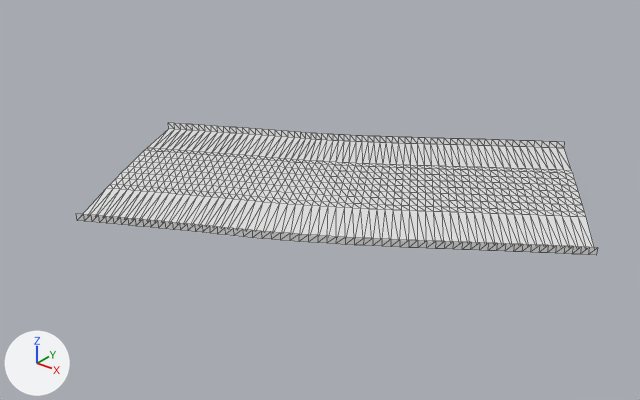
Before and after pictures for a commit that changed the glTF model public/assets/gen4/models/track-21.glb.
Both versions are drawn from a 50 mm lens placed at (423.0, -555.9, 56.9), pointed at (355.4, -471.3, 4.5). Every picture has the same lights, and +X, +Y and +Z are marked at lower left. The first picture is the older version. Mesh edges are drawn as thin lines. Vertices at exactly the same position are counted once.

Names of what the first picture shows: 'track-21'.
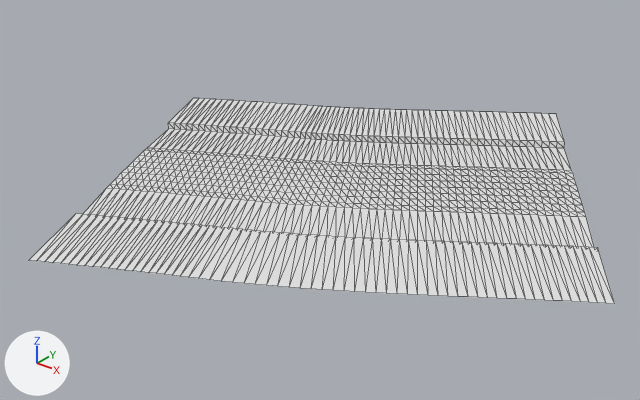
Changed parts and their boxes [x1, y1, x2, y2] in the pictures (640 x 400 px):
'track-21', reshaped (12% wider, 56% taller)
    before: [76, 123, 597, 255]
    after: [29, 98, 615, 304]
part 1 of me_track_21, added
    after: [29, 98, 615, 304]

The change, as a list of edits to the scene's bpy script:
```text
Change me_track_21:
    used by ob_track_21; location = (0.0, 0.0, 0.0)
    remove me_track_21.from_pydata(...)  # 819 vertices, 1488 faces; spans x 322.5..392.0, y -497.4..-438.4, z 5.9..7.5
    add me_track_21.from_pydata(...)  # 945 vertices, 1736 faces; spans x 317.1..398.2, y -508.1..-428.2, z 5.9..7.5
    me_track_21 part 1
    50 vertices are added at x 318.9..395.3, y -502.9..-428.2, z 6.9..7.5
    9 new vertices lie (6.2, -10.3, 0.0) away from vertices in x 340.7..392.0, y -495.6..-466.1, z 7.0..7.5
    9 new vertices lie (-6.5, 10.1, 0.0) away from vertices in x 347.0..371.6, y -456.3..-440.7, z 7.2..7.5
    8 new vertices lie (6.5, -10.1, 0.0) away from vertices in x 357.7..387.3, y -487.3..-469.1, z 7.2..7.5
    8 new vertices lie (6.6, -10.0, 0.0) away from vertices in x 376.5..384.1, y -476.2..-471.2, z 7.4
    7 new vertices lie (6.3, -10.2, 0.0) away from vertices in x 337.1..391.2, y -497.4..-466.6, z 6.9..7.5
    7 new vertices lie (-6.3, 10.2, 0.0) away from vertices in x 323.4..374.3, y -468.0..-439.0, z 6.9..7.5
    7 new vertices lie (-6.6, 10.0, 0.0) away from vertices in x 358.8..367.2, y -449.0..-443.5, z 7.4
    6 new vertices lie (5.4, -10.7, 0.0) away from vertices in x 337.1..357.7, y -497.4..-487.3, z 6.9..7.2
    5 new vertices lie (-6.6, 10.1, 0.0) away from vertices in x 347.8..365.4, y -455.9..-444.7, z 7.2..7.4
    5 new vertices lie (-6.2, 10.3, 0.0) away from vertices in x 329.7..350.9, y -464.8..-454.1, z 7.0..7.3
    5 new vertices lie (-6.3, 10.3, 0.0) away from vertices in x 324.3..331.6, y -467.6..-463.9, z 6.9..7.0
    248 new faces join them
```
